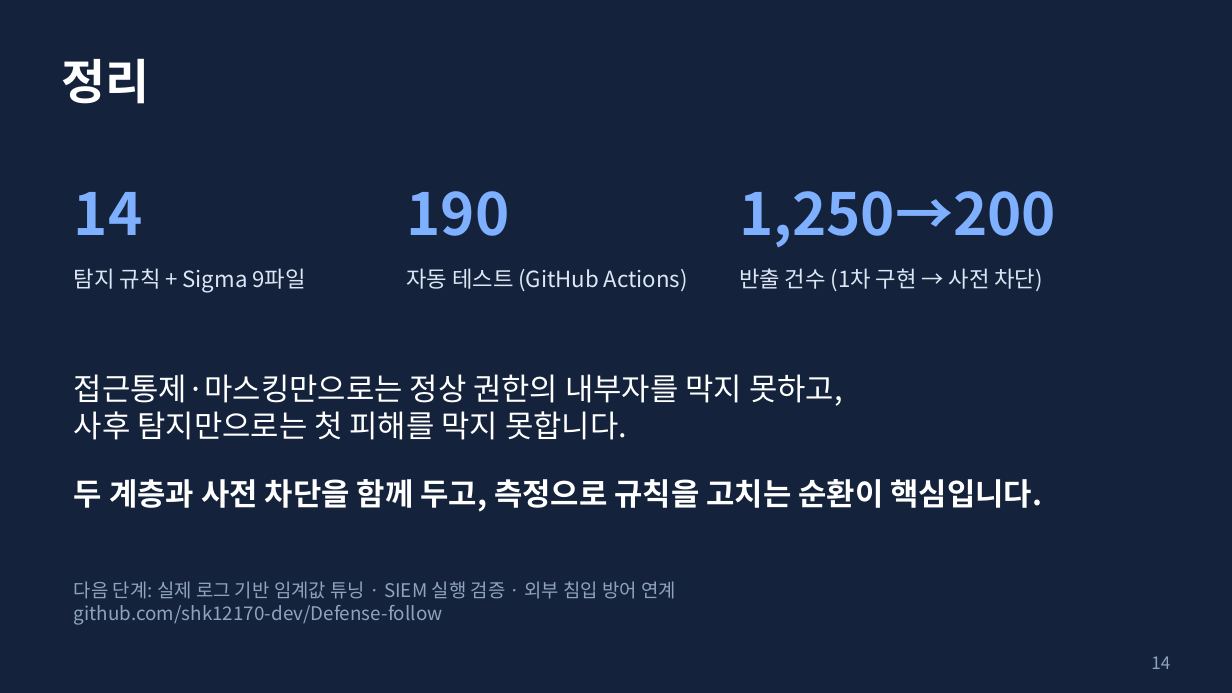
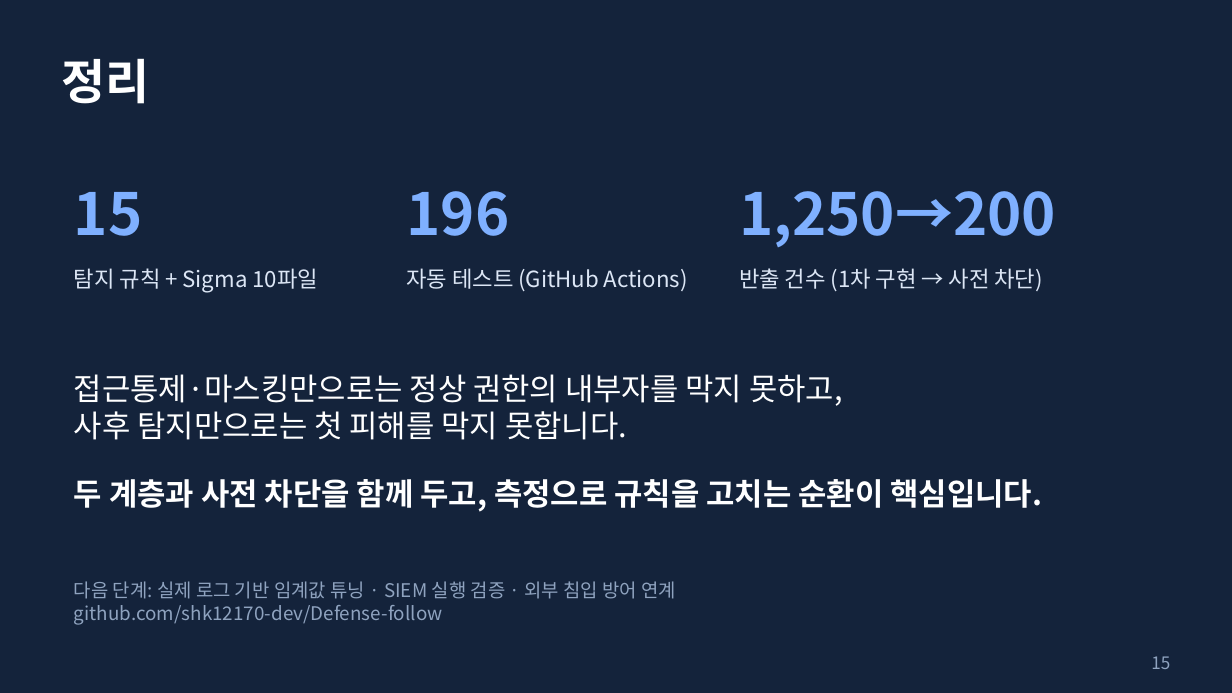
Before and after one commit to shk12170-dev/Defense-follow, a slide deck: slide 15 of docs/presentation.pptx (slide 14 before the commit). Drawn at 1232x693 pixels with LibreOffice and Linux fonts; fonts in the diff are those of the drawing. Boxes give left, top, right and bottom in pixels: in the first picture for what was removed or moved away, otherwise in the second. Text is boxed around its words. In the diff, an @@ line names an element or a change of style, - is before the commit and + after.

```diff
--- a/docs/presentation.pptx
+++ b/docs/presentation.pptx
@@ text at box(74, 192, 143, 236): text changed @@
-14
+15
@@ text at box(407, 191, 510, 236): text changed @@
-190
+196
@@ text at box(74, 268, 317, 292): text changed @@
-탐지 규칙 + Sigma 9파일
+탐지 규칙 + Sigma 10파일
@@ text at box(1151, 656, 1170, 669): text changed @@
-14
+15
```
Also in this commit, not shown: 5 other slides changed, 1 slide added, 12 other files.
